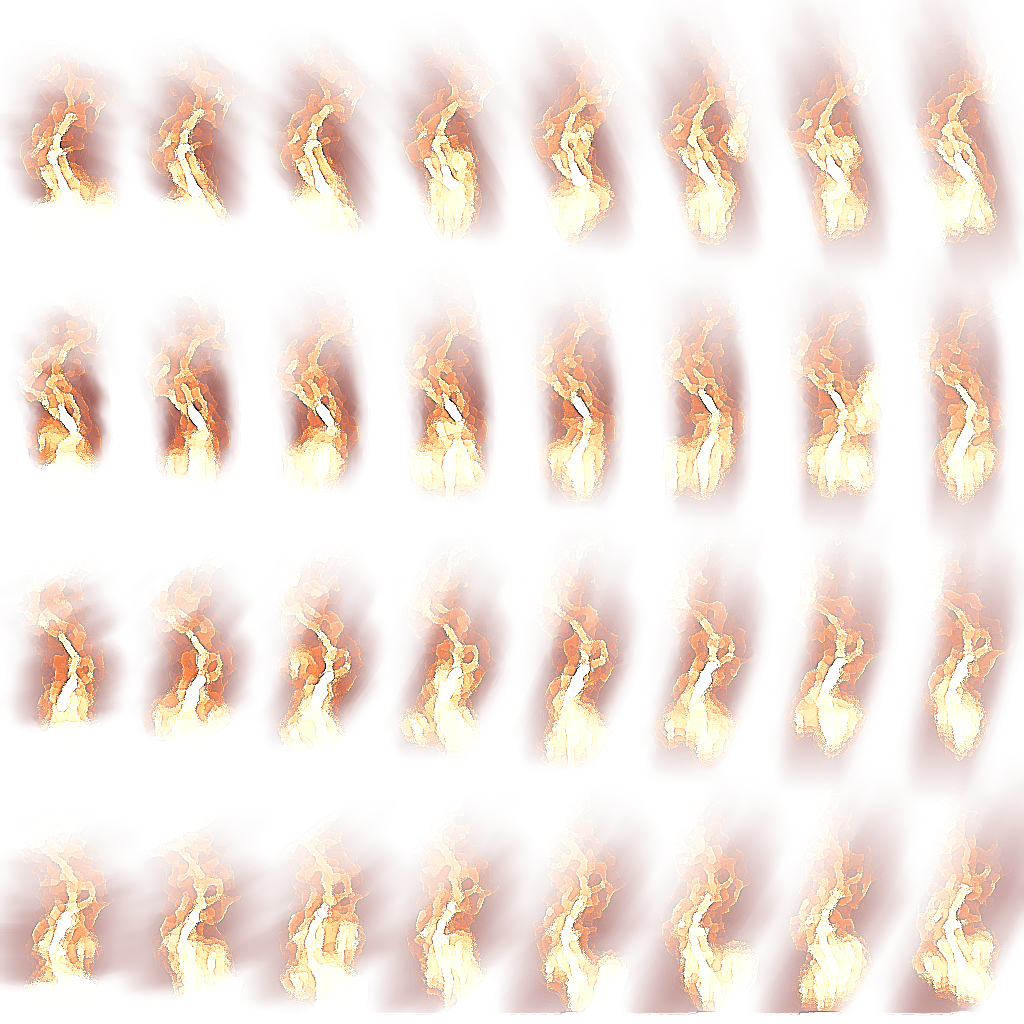
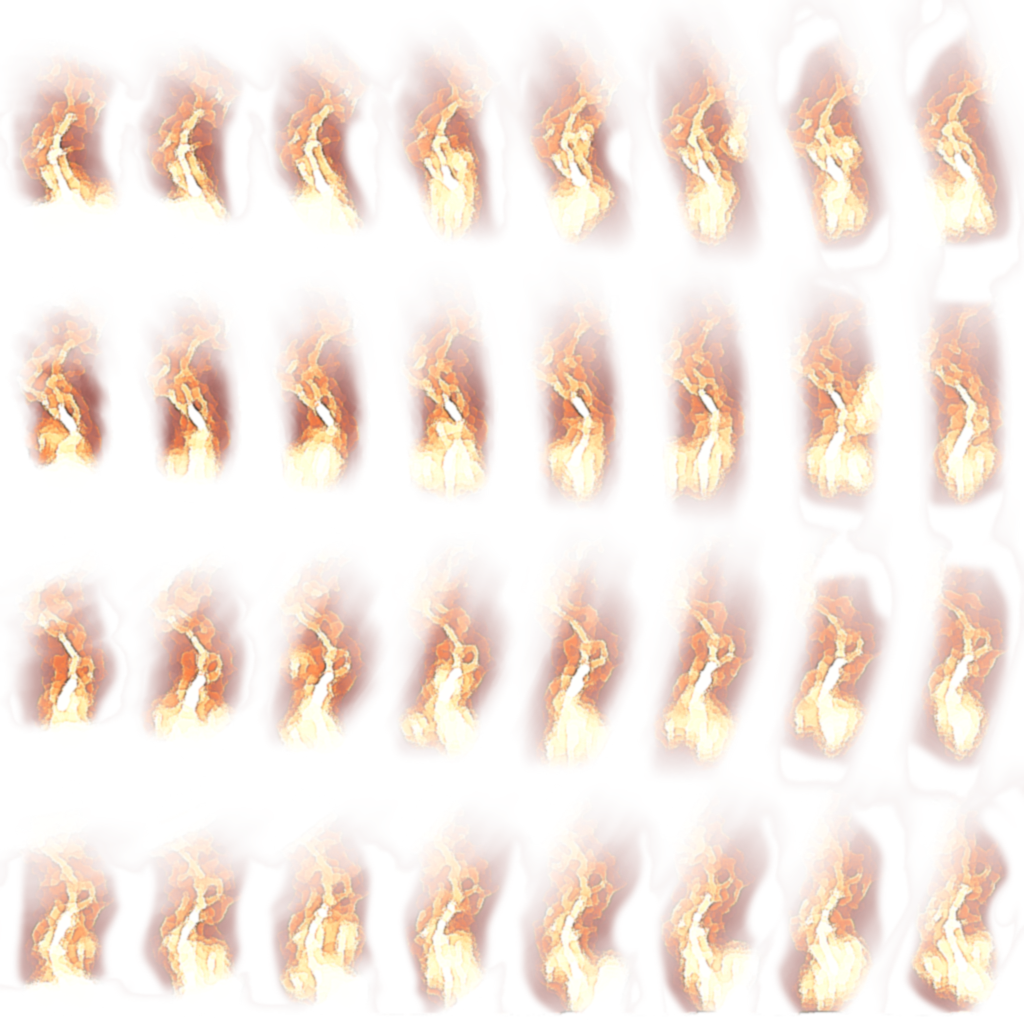
Comparing the layer stacks of the two 1024 x 1024 images. Changes:
painted on "flare2.png" over [0, 0, 1024, 1017]
